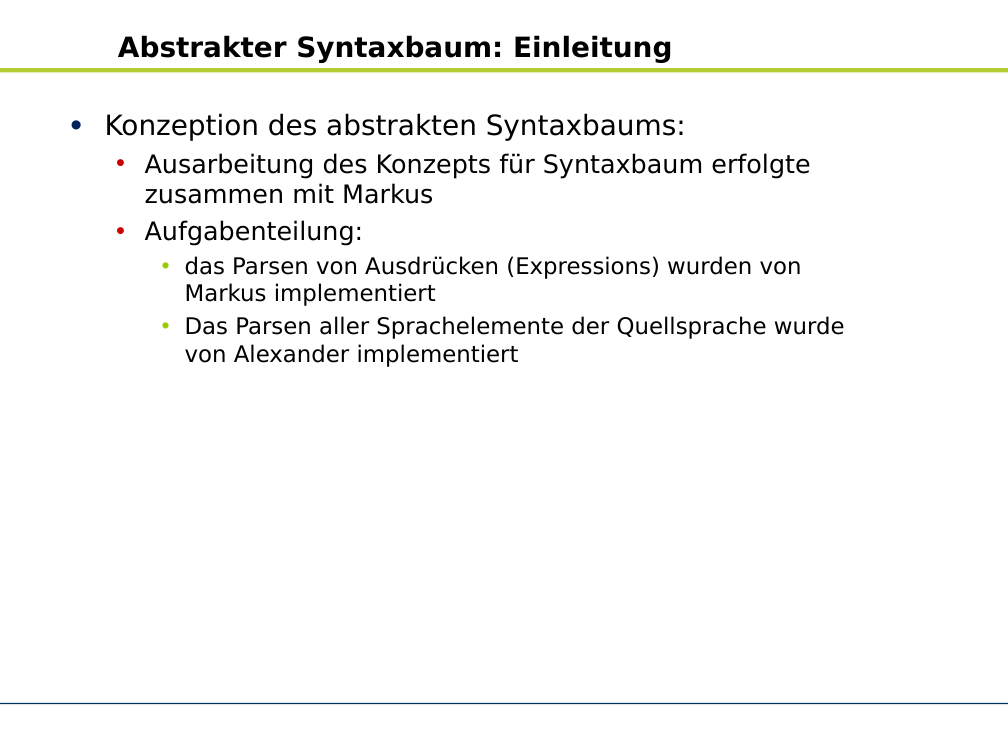
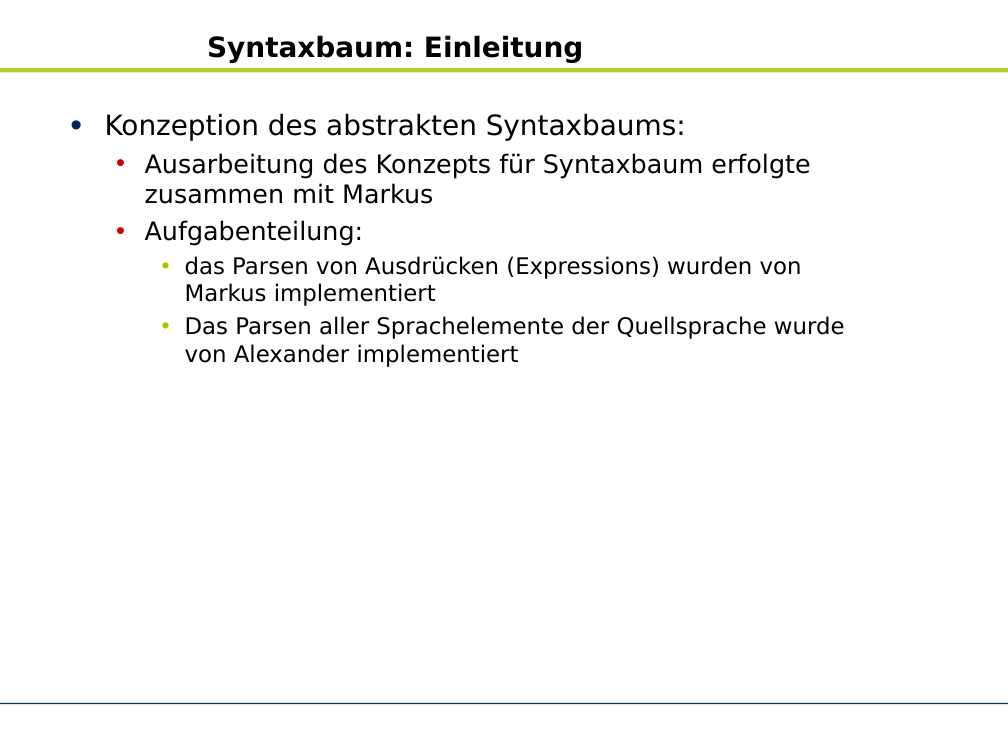
Before and after one commit to zhongxinhua/sose10-swp-uebersetzerbau, a slide deck: slide 3 of trunk/dokumentation/AR_SWP Uebersetzerbau (SS10)_v2.pptx. Drawn at 1008x756 pixels with LibreOffice and Linux fonts; fonts in the diff are those of the drawing; background and template pictures are left out. Boxes give left, top, right and bottom in pixels: in the first picture for what was removed or moved away, otherwise in the second. Text is boxed around its words. In the diff, an @@ line names an element or a change of style, - is before the commit and + after.

```diff
--- a/trunk/dokumentation/AR_SWP Uebersetzerbau (SS10)_v2.pptx
+++ b/trunk/dokumentation/AR_SWP Uebersetzerbau (SS10)_v2.pptx
@@ title at (207,35,583,62): text changed @@
-Abstrakter Syntaxbaum: Einleitung
+Syntaxbaum: Einleitung
```
Also in this commit, not shown: 5 other slides changed, 6 slides added, 2 slides removed.
